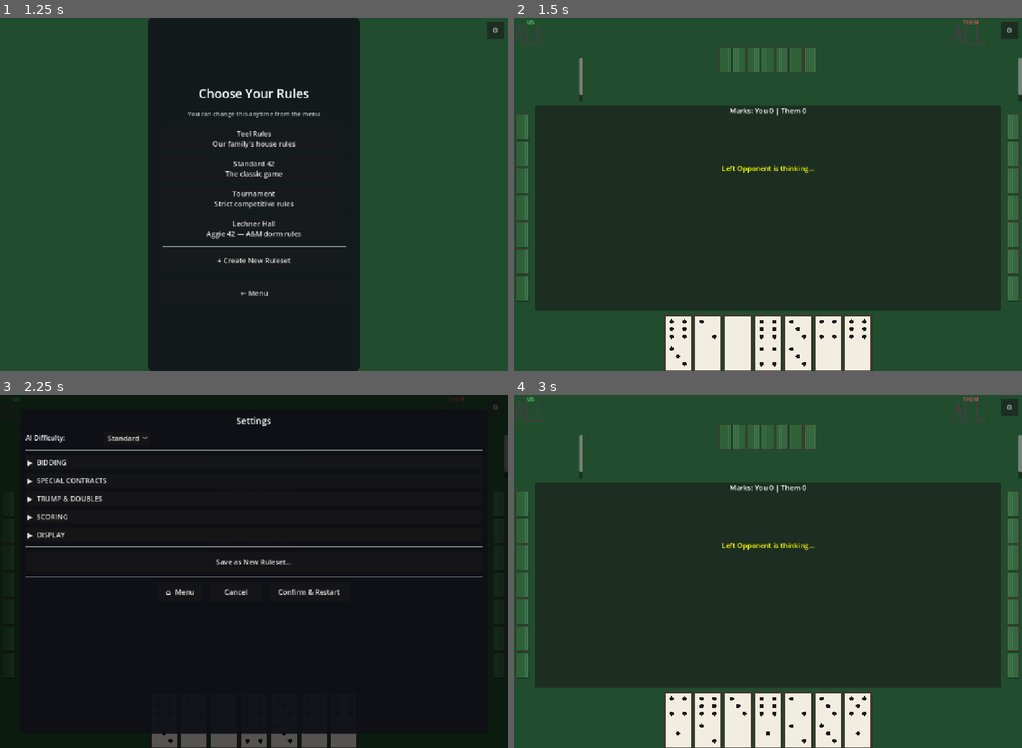
Above: before the commit, frames 1-4 (two rows, left to right).
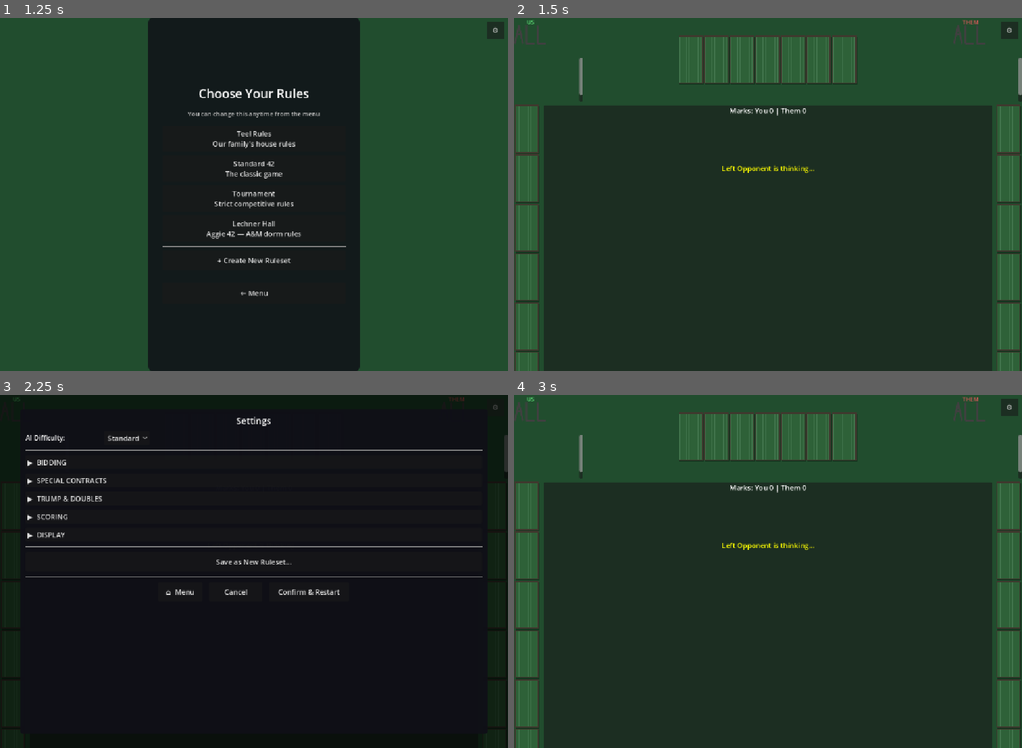
Above: after the commit, the same moments.

Repository: reddoor4123-glitch/42
Game: Godot game, scene res://control.tscn
The game is run twice, just before and just after one commit, with the same random seed, the same clock (stepped at 60 frames per second) and the same inputs.
Inputs:
- Up to frame 1 (1.25 s): click "Play" at 0.5 s
- Up to frame 2 (1.5 s): click "Standard 42 The classic game" at 1.25 s
- Up to frame 3 (2.25 s): click "⚙" at 2 s
- Up to frame 4 (3 s): click "Confirm & Restart" at 2.75 s

Frame 1 is identical in both runs. In frame 2, 19% of the frame differs, in the area x 0-100%, y 4-100%; in frame 3, 1.4%; in frame 4, 19%.

Commit message:
Tune tile and container sizes: TILE_SMALL 0.85x, side containers 60px
Co-Authored-By: Claude Sonnet 4.6 <noreply@anthropic.com>

Diff:
--- a/game_table.gd
+++ b/game_table.gd
@@ -103,7 +103,7 @@
 	var vp_w: float = get_viewport().get_visible_rect().size.x
 	var tile_w: float = min(64.0, floor(vp_w / 9.0))
 	TILE_FULL         = Vector2(tile_w,        tile_w * 2.0)
-	TILE_SMALL        = Vector2(tile_w * 0.45, tile_w * 2.0 * 0.45)
+	TILE_SMALL        = Vector2(tile_w * 0.85, tile_w * 2.0 * 0.85)
 	TILE_REPLAY_HAND   = Vector2(tile_w * 0.65, tile_w * 2.0 * 0.65)
 	TILE_REPLAY_PLAYED = Vector2(tile_w * 0.85, tile_w * 2.0 * 0.85)
 
@@ -388,7 +388,7 @@
 
 	opponent_left_container = VBoxContainer.new()
 	opponent_left_container.alignment = BoxContainer.ALIGNMENT_CENTER
-	opponent_left_container.custom_minimum_size = Vector2(40, 0)
+	opponent_left_container.custom_minimum_size = Vector2(60, 0)
 	hbox_mid.add_child(opponent_left_container)
 
 	# Play area (center)
@@ -435,7 +435,7 @@
 
 	opponent_right_container = VBoxContainer.new()
 	opponent_right_container.alignment = BoxContainer.ALIGNMENT_CENTER
-	opponent_right_container.custom_minimum_size = Vector2(40, 0)
+	opponent_right_container.custom_minimum_size = Vector2(60, 0)
 	hbox_mid.add_child(opponent_right_container)
 
 	# --- Trump panel lives inside the play area ---
